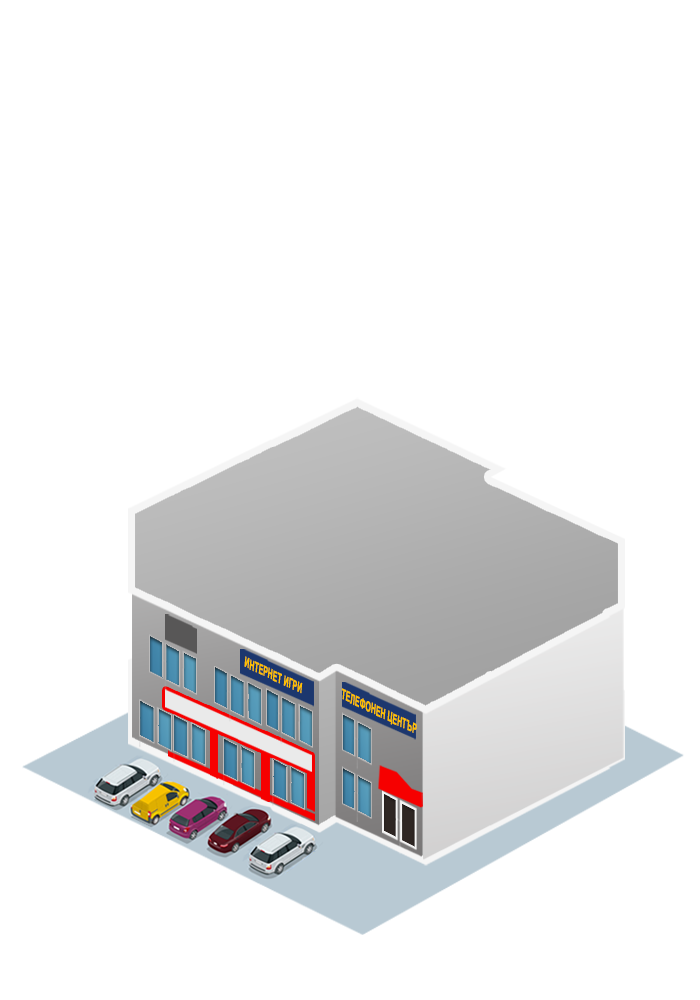
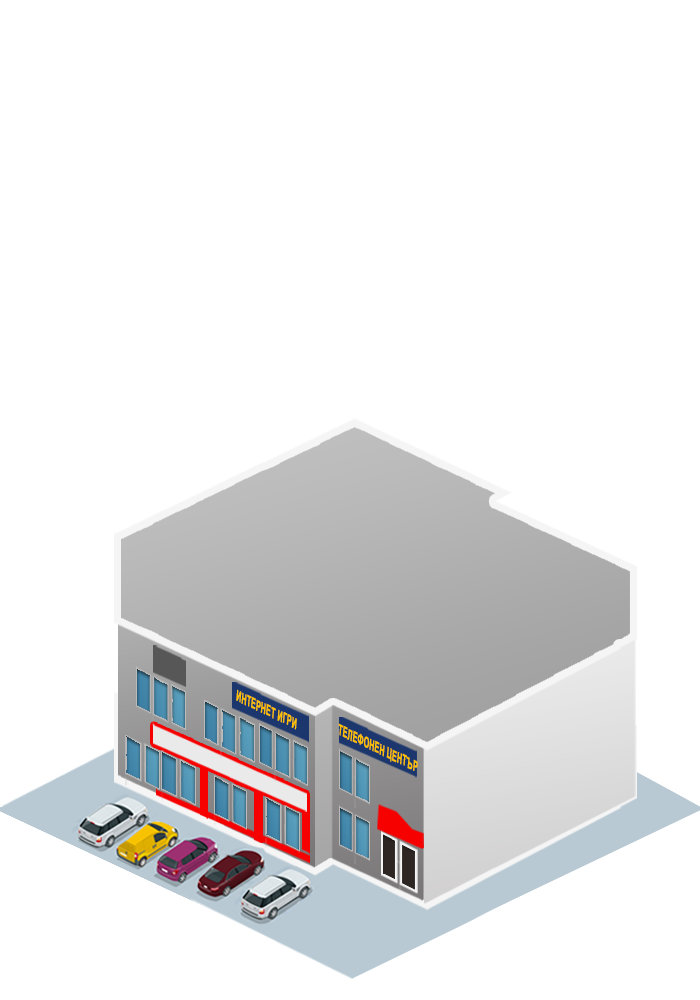
Comparing the layer stacks of the two 700×1000 images. Changes:
painted on "Layer 38" over [69, 754, 427, 928]
painted on "Layer 35" over [377, 765, 424, 849]
painted on "Layer 16 copy 45" over [136, 634, 197, 730]
painted on "Layer 16 copy 44" over [204, 666, 262, 763]
painted on "Layer 16 copy 43" over [259, 688, 313, 786]
painted on "Layer 16 copy 53" over [125, 699, 172, 790]
painted on "Layer 16 copy 52" over [161, 714, 206, 806]
painted on "Layer 16 copy 51" over [214, 737, 255, 830]
painted on "Layer 16 copy 54" over [381, 790, 418, 899]
painted on "Layer 34 copy" over [114, 398, 637, 752]
painted on "ИНТЕРНЕТ ИГРИ" over [236, 656, 303, 730]
painted on "ТЕЛЕФОНЕН ЦЕНТЪР" over [338, 688, 418, 771]
painted on "Layer 16 copy 48" over [156, 750, 315, 863]
painted on "Layer 16 copy 47" over [153, 689, 312, 812]
painted on "Layer 16 copy 42" over [232, 649, 314, 743]
painted on "Layer 16 copy 41" over [339, 682, 417, 778]
painted on "Layer 6 copy 3" over [423, 594, 636, 904]
painted on "Layer 16 copy 4" over [118, 536, 319, 868]
painted on "Layer 16 copy 3" over [305, 509, 423, 901]
painted on "Layer 34" over [114, 549, 637, 910]
painted on "Layer 6 copy 21" over [280, 452, 355, 530]
painted on "Layer 6 copy 19" over [356, 520, 472, 624]
painted on "Layer 16 copy 34" over [352, 481, 418, 576]
painted on "Layer 39" over [0, 592, 700, 979]
…and 9 more changes (9 painted)
